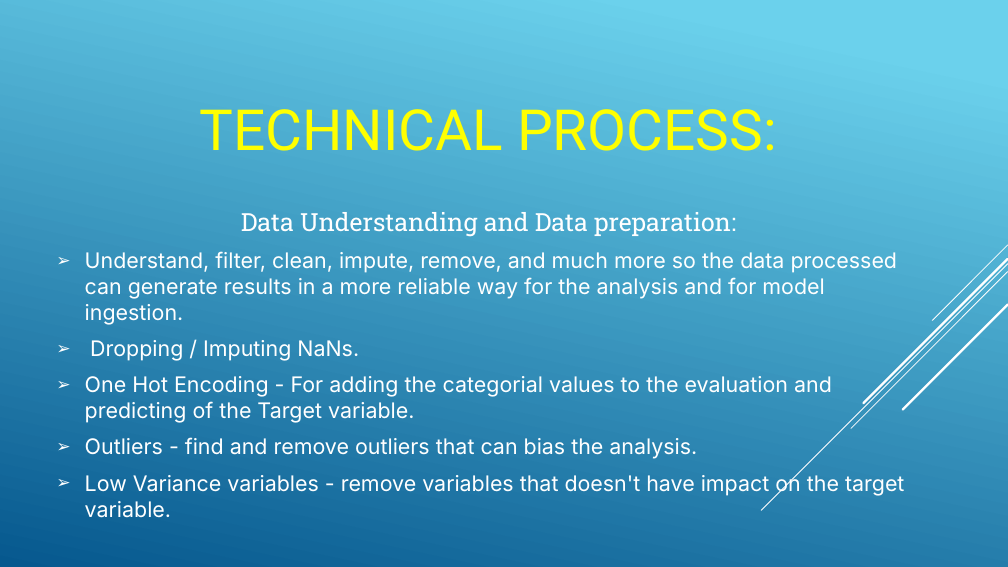
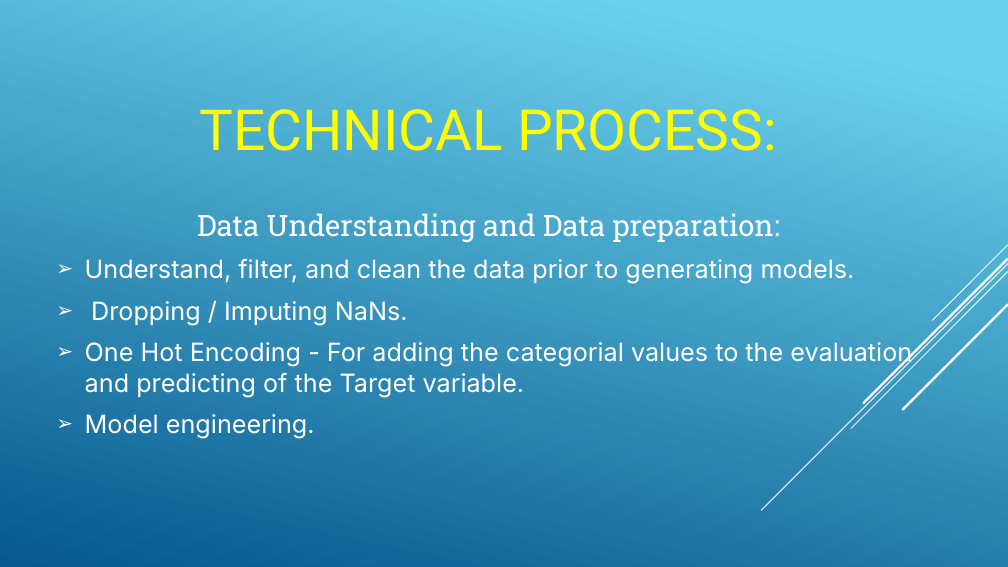
Before and after one commit to rashmirekha27/Loan_Officers, a slide deck: slide 6 of Project4_presentation.pptx. Drawn at 1008x567 pixels with LibreOffice and Linux fonts; fonts in the diff are those of the drawing. Boxes give left, top, right and bottom in pixels: in the first picture for what was removed or moved away, otherwise in the second. Text is boxed around its words. In the diff, an @@ line names an element or a change of style, - is before the commit and + after.

```diff
--- a/Project4_presentation.pptx
+++ b/Project4_presentation.pptx
@@ text at (85, 213, 912, 397): size 23.8 to 28 pt in "Data Understanding and Data preparation:"; size 20.4 to 24 pt in "Dropping / Imputing NaNs.", "One Hot Encoding - For adding the ..." @@
@@ text at (85, 259, 855, 283): text changed; size 20.4 to 24 pt @@
-➢ Understand, filter, clean, impute, remove, and much more so the data processed can generate results in a more reliable way for the analysis and for model ingestion.
+➢ Understand, filter, and clean the data prior to generating models.
@@ text at (85, 414, 315, 438): text changed; size 20.4 to 24 pt @@
-➢ Outliers - find and remove outliers that can bias the analysis.
-➢ Low Variance variables - remove variables that doesn't have impact on the target variable.
+➢ Model engineering.
```
Also in this commit, not shown: 5 other slides changed, 7 slides added, 5 slides removed, 2 other files.
